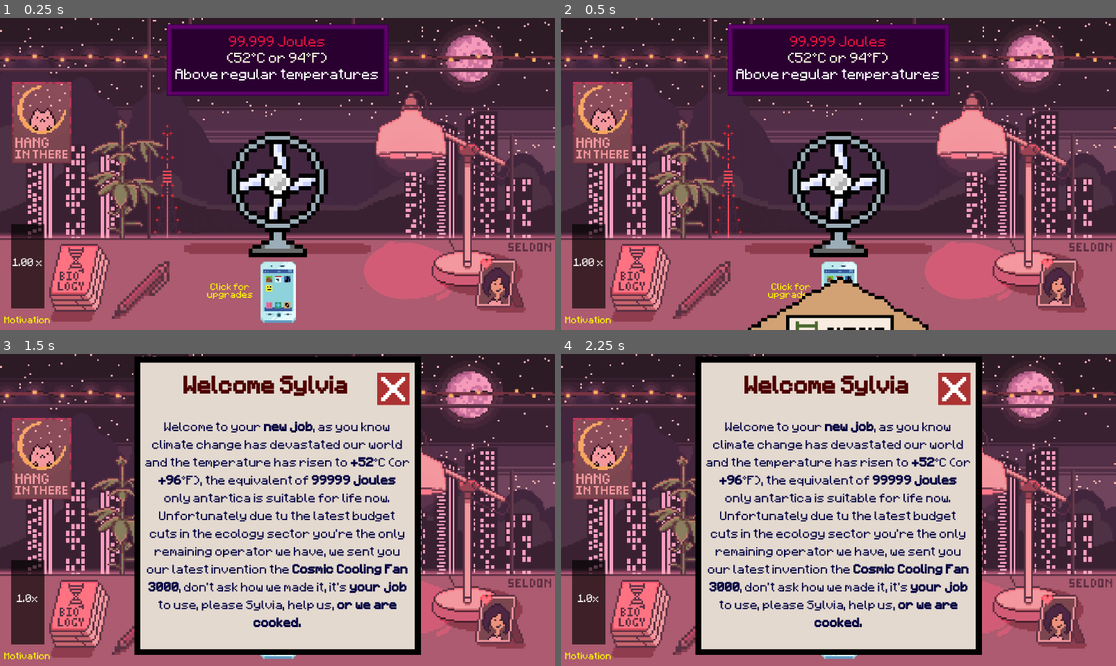
Above: before the commit, frames 1-4 (two rows, left to right).
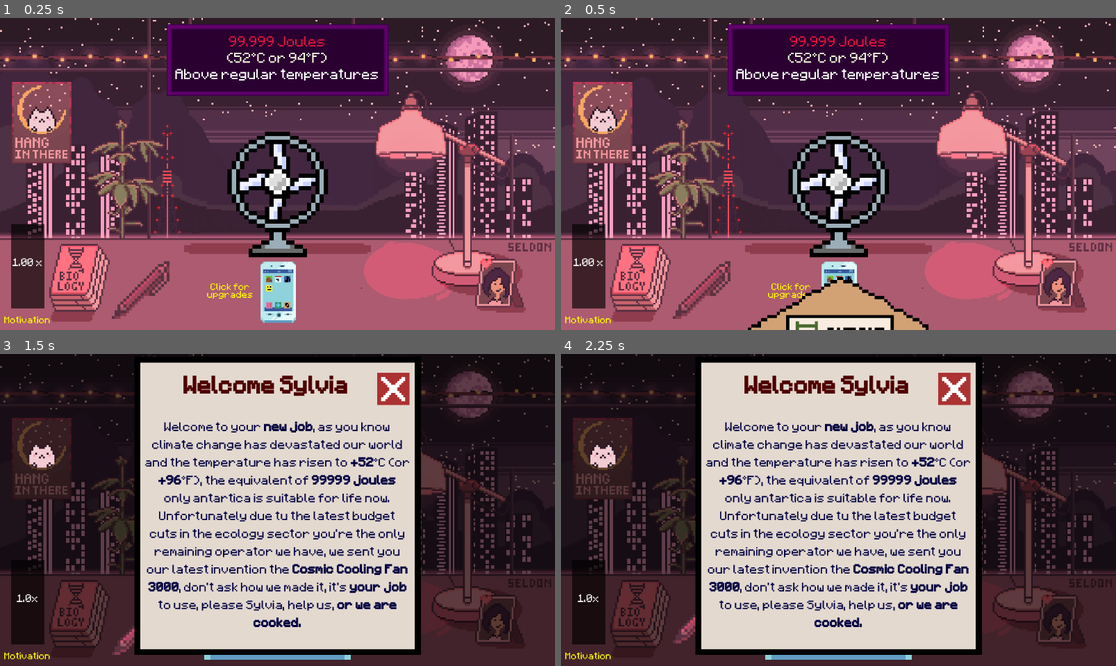
Above: after the commit, the same moments.

Repository: SeldonHh/Fan-of-the-World
Game: Godot game, scene res://Scenes/MainStuff/main.tscn
Two runs of this game, one before a commit and one after it. Both use one fixed random seed, a clock stepped at 60 frames per second and the inputs below.
Inputs (mouse positions are in pixels of both pictures, inside the frame that each line leads up to):
- Up to frame 1 (0.25 s): no input
- Up to frame 2 (0.5 s): no input
- Up to frame 3 (1.5 s): click (277, 528) at 0.5 s; click "Click for upgrades" at 1.25 s
- Up to frame 4 (2.25 s): click (699, 625) at 2 s

The runs differ from the first frame. In frame 1, 0.3% of the frame differs, in the area x 4-11%, y 28-37%; in frame 2, 0.3%; in frame 3, 50%; in frame 4, 50%, in the area x 0-100%, y 0-100%.

Commit message:
Added a lot of juice

Diff:
--- /dev/null
+++ b/godot/Scenes/MainStuff/cat.gd
@@ -0,0 +1,28 @@
+extends TextureButton
+@onready var cat_sfx: AudioStreamPlayer = $cat_sfx
+const MEOW_1_SFX = preload("uid://7csh3xv5k72o")
+const MEOW_2_SFX = preload("uid://dicg8vjyul34d")
+const CAT = preload("uid://c0o0scc6d73n8")
+const CAT_HAPPY = preload("uid://byk5634nwso25")
+
+var pet_cat := true
+func _on_pressed() -> void:
+	if pet_cat:
+		self.texture_normal = CAT_HAPPY
+		Global.motivation.add_motivation(1)
+		cat_sfx.pitch_scale = randf_range(0.9,1.1)
+		cat_sfx.stream = [MEOW_1_SFX,MEOW_2_SFX].pick_random()
+		cat_sfx.play()
+		var tween = get_tree().create_tween()
+		tween.tween_property(self,"position",Vector2(position.x,position.y-5),.2)
+		tween.tween_callback(func():
+			var new_tween = get_tree().create_tween()
+			new_tween.tween_property(self,"position",Vector2(position.x,position.y+5),.2)
+			new_tween.tween_callback(func():
+				pet_cat = true))
+
+
+
+func _on_timer_timeout() -> void:
+	if pet_cat:
+		self.texture_normal=CAT
--- a/godot/Scenes/MainStuff/fan.tscn
+++ b/godot/Scenes/MainStuff/fan.tscn
@@ -9,6 +9,7 @@
 anchor_bottom = 1.0
 grow_horizontal = 2
 grow_vertical = 2
+mouse_default_cursor_shape = 2
 flat = true
 script = ExtResource("1_5r4nd")
 
--- a/godot/Scenes/MainStuff/letter.gd
+++ b/godot/Scenes/MainStuff/letter.gd
@@ -1,12 +1,13 @@
 extends TextureRect
 @onready var sheet: TextureRect = $Sheet
+@onready var letter_sfx: AudioStreamPlayer = $Letter_SFX
 
 
 func _ready() -> void:
 	Global.letter = self
 
 func tween_up():
-
+	letter_sfx.play(1.0)
 	var tween = get_tree().create_tween()
 	tween.set_ease(Tween.EASE_OUT)
 	tween.tween_property(self,"anchor_top",.22,1)
@@ -20,6 +21,7 @@
 	tween.parallel().tween_property(self,"anchor_bottom",1.93,.7)
 	tween.tween_callback(func(): Global.stop_lowering_joules = false)
 func close():
+	letter_sfx.play(1.0)
 	var tween = get_tree().create_tween()
 	tween.set_ease(Tween.EASE_OUT)
 	tween.tween_property(sheet,"anchor_top",.25,.4)
--- a/godot/Scenes/MainStuff/main.tscn
+++ b/godot/Scenes/MainStuff/main.tscn
@@ -10,6 +10,7 @@
 [ext_resource type="Texture2D" uid="uid://chfrf4a4w12c0" path="res://Assets/shiii/phone.png" id="6_h5xj3"]
 [ext_resource type="Script" uid="uid://cs5yjjr82deyl" path="res://Scenes/MainStuff/phone.gd" id="7_o56tx"]
 [ext_resource type="PackedScene" uid="uid://cibonueyndxp2" path="res://Scenes/Upgrades/upgrade_menu.tscn" id="8_fappo"]
+[ext_resource type="AudioStream" uid="uid://b2123pddeuo08" path="res://Assets/sfx/click_sfx.mp3" id="8_q0mjo"]
 [ext_resource type="AudioStream" uid="uid://4cq7sjpxwejh" path="res://Assets/shiii/song.ogg" id="11_4e1qo"]
 [ext_resource type="Script" uid="uid://bsp5p57tuq0ci" path="res://Scenes/MainStuff/audio_stream_player.gd" id="12_txtry"]
 [ext_resource type="Texture2D" uid="uid://cj4rqvovtmqco" path="res://Assets/shiii/Fan_Animation.png" id="13_b6kj8"]
@@ -20,6 +21,11 @@
 [ext_resource type="Texture2D" uid="uid://dxdkdsklj417e" path="res://Assets/shiii/letter.png" id="18_acqp8"]
 [ext_resource type="Script" uid="uid://b7gdpit7jhfol" path="res://Scenes/MainStuff/letter.gd" id="19_cbaa3"]
 [ext_resource type="PackedScene" uid="uid://c20cw7gexc1a7" path="res://Scenes/Ui/sheet.tscn" id="20_xsi4l"]
+[ext_resource type="AudioStream" uid="uid://cgvdg11d52eum" path="res://Assets/sfx/letter_sfx.ogg" id="21_li67x"]
+[ext_resource type="Script" uid="uid://ckb3x8cwccpr1" path="res://Scenes/MainStuff/sfx.gd" id="22_gys0y"]
+[ext_resource type="Texture2D" uid="uid://c0o0scc6d73n8" path="res://Assets/shiii/cat.png" id="24_divm2"]
+[ext_resource type="AudioStream" uid="uid://7csh3xv5k72o" path="res://Assets/sfx/meow1_sfx.mp3" id="25_oh3iw"]
+[ext_resource type="Script" uid="uid://dtxg36fu1uovw" path="res://Scenes/MainStuff/cat.gd" id="25_sencb"]
 
 [sub_resource type="StyleBoxFlat" id="StyleBoxFlat_h5xj3"]
 bg_color = Color(0, 0, 0, 0.6392157)
@@ -142,6 +148,7 @@
 anchor_right = 0.08
 anchor_bottom = 0.93
 grow_vertical = 0
+mouse_default_cursor_shape = 2
 theme_override_styles/background = SubResource("StyleBoxFlat_h5xj3")
 theme_override_styles/fill = SubResource("StyleBoxFlat_o56tx")
 max_value = 900.0
@@ -204,6 +211,12 @@
 metadata/_custom_type_script = "uid://dwhrx03b2c174"
 metadata/_edit_use_anchors_ = true
 
+[node name="cash_sfx" type="AudioStreamPlayer" parent="Motivationbar" unique_id=2079089682]
+stream = ExtResource("8_q0mjo")
+script = ExtResource("22_gys0y")
+minus_db = 10
+pitch = true
+
 [node name="Phone" type="TextureButton" parent="." unique_id=6457363]
 layout_mode = 1
 anchors_preset = -1
@@ -213,6 +226,7 @@
 anchor_bottom = 0.97993827
 grow_horizontal = 0
 grow_vertical = 0
+mouse_default_cursor_shape = 2
 texture_normal = ExtResource("6_h5xj3")
 ignore_texture_size = true
 stretch_mode = 5
@@ -265,17 +279,19 @@
 
 [node name="Option" type="Panel" parent="." unique_id=1782741224]
 visible = false
-z_index = 10
+z_index = 21
 layout_mode = 1
 anchors_preset = 15
 anchor_right = 1.0
 anchor_bottom = 1.0
 grow_horizontal = 2
 grow_vertical = 2
+mouse_filter = 1
 theme_override_styles/panel = SubResource("StyleBoxFlat_b6kj8")
 script = ExtResource("15_swcbe")
 
 [node name="HSlider" type="HSlider" parent="Option" unique_id=755653913]
+z_index = 5
 layout_mode = 1
 anchors_preset = 8
 anchor_left = 0.5
@@ -291,6 +307,7 @@
 value = 100.0
 
 [node name="AutoSizeLabel" type="Label" parent="Option" unique_id=701656006]
+z_index = 5
 layout_mode = 1
 anchors_preset = -1
 anchor_left = 0.44133335
@@ -303,8 +320,50 @@
 offset_bottom = -0.088012695
 grow_horizontal = 2
 grow_vertical = 2
+mouse_filter = 0
 theme_override_font_sizes/font_size = 22
 text = "Music"
+horizontal_alignment = 1
+autowrap_mode = 3
+clip_text = true
+text_overrun_behavior = 3
+script = ExtResource("4_tewny")
+metadata/_custom_type_script = "uid://dwhrx03b2c174"
+metadata/_edit_use_anchors_ = true
+
+[node name="HSlider2" type="HSlider" parent="Option" unique_id=467635198]
+z_index = 5
+layout_mode = 1
+anchors_preset = -1
+anchor_left = 0.5
+anchor_top = 0.6
+anchor_right = 0.5
+anchor_bottom = 0.7
+offset_left = -145.0
+offset_top = -8.0
+offset_right = 145.0
+offset_bottom = 8.0
+grow_horizontal = 2
+grow_vertical = 2
+value = 100.0
+
+[node name="AutoSizeLabel2" type="Label" parent="Option" unique_id=1071649499]
+z_index = 5
+layout_mode = 1
+anchors_preset = -1
+anchor_left = 0.45088196
+anchor_top = 0.5631358
+anchor_right = 0.5543264
+anchor_bottom = 0.6272593
+offset_left = -0.41601563
+offset_top = 0.08798218
+offset_right = 0.4159546
+offset_bottom = -0.088012695
+grow_horizontal = 2
+grow_vertical = 2
+mouse_filter = 0
+theme_override_font_sizes/font_size = 24
+text = "Sfx"
 horizontal_alignment = 1
 autowrap_mode = 3
 clip_text = true
@@ -324,6 +383,7 @@
 offset_top = 0.2079773
 offset_right = -0.5120239
 offset_bottom = -0.32000732
+mouse_default_cursor_shape = 2
 texture_normal = ExtResource("16_qyqbn")
 script = ExtResource("17_6bhj2")
 
@@ -336,6 +396,7 @@
 anchor_bottom = 1.93
 offset_right = -0.2960205
 offset_bottom = -0.32000732
+mouse_filter = 2
 texture = ExtResource("18_acqp8")
 stretch_mode = 5
 script = ExtResource("19_cbaa3")
@@ -345,8 +406,41 @@
 layout_mode = 1
 anchor_left = 0.25
 anchor_right = 0.75
+
+[node name="Letter_SFX" type="AudioStreamPlayer" parent="Letter" unique_id=43874013]
+stream = ExtResource("21_li67x")
+volume_db = -3.649
+script = ExtResource("22_gys0y")
+
+[node name="cat" type="TextureButton" parent="." unique_id=1243155426]
+layout_mode = 1
+anchors_preset = -1
+anchor_left = 0.049000002
+anchor_top = 0.261
+anchor_right = 0.102000006
+anchor_bottom = 0.386
+offset_left = 0.55199814
+offset_top = 1.871994
+offset_right = -0.50400543
+offset_bottom = -0.12800598
+mouse_default_cursor_shape = 2
+texture_normal = ExtResource("24_divm2")
+ignore_texture_size = true
+stretch_mode = 5
+script = ExtResource("25_sencb")
+
+[node name="cat_sfx" type="AudioStreamPlayer" parent="cat" unique_id=779481052]
+stream = ExtResource("25_oh3iw")
+script = ExtResource("22_gys0y")
+minus_db = 3
+
+[node name="Timer" type="Timer" parent="cat" unique_id=1195471993]
+wait_time = 5.0
+autostart = true
 
 [connection signal="timeout" from="Timer" to="." method="_on_timer_timeout"]
 [connection signal="pressed" from="Motivationbar/MotivationButton" to="Motivationbar" method="_on_button_pressed"]
 [connection signal="pressed" from="Phone" to="Phone" method="_on_pressed"]
 [connection signal="pressed" from="Pen" to="Pen" method="_on_pressed"]
+[connection signal="pressed" from="cat" to="cat" method="_on_pressed"]
+[connection signal="timeout" from="cat/Timer" to="cat" method="_on_timer_timeout"]
--- a/godot/Scenes/MainStuff/motivationbar.gd
+++ b/godot/Scenes/MainStuff/motivationbar.gd
@@ -3,8 +3,10 @@
 var tweening := false
 @onready var speed_modifier_indicator: AutoSizeLabel = $speed_modifier_indicator
 @onready var motivation_button: Button = $MotivationButton
+@onready var cash_sfx: AudioStreamPlayer = $cash_sfx
 
 func _on_button_pressed() -> void:
+	cash_sfx.play()
 	add_motivation(1)
 
 func add_motivation(amount):
@@ -18,3 +20,6 @@
 
 func _ready() -> void:
 	Global.motivation= self
+
+func stop():
+	motivation_button.disabled = true
--- a/godot/Scenes/MainStuff/option.gd
+++ b/godot/Scenes/MainStuff/option.gd
@@ -1,8 +1,11 @@
 extends Panel
 @onready var h_slider: HSlider = $HSlider
+@onready var h_slider_2: HSlider = $HSlider2
 
 func _process(_delta: float) -> void:
 	@warning_ignore("narrowing_conversion")
 	Global.volume = h_slider.value
+	@warning_ignore("narrowing_conversion")
+	Global.sfx_volume = h_slider_2.value
 	if Input.is_action_just_pressed("menu"):
 		visible = !visible
--- a/godot/Scenes/MainStuff/phone.gd
+++ b/godot/Scenes/MainStuff/phone.gd
@@ -9,3 +9,7 @@
 func _on_pressed() -> void:
 	upgrade_menu.show()
 	auto_size_label.hide()
+
+func stop():
+	self.disabled = true
+	self.texture_normal = preload("uid://chfrf4a4w12c0")
--- /dev/null
+++ b/godot/Scenes/MainStuff/sfx.gd
@@ -0,0 +1,11 @@
+extends AudioStreamPlayer
+
+@export var minus_db := 0
+@export var pitch := false
+func _ready() -> void:
+	volume_db = (log((Global.sfx_volume)/100.0)*20)-minus_db
+
+func _process(_delta: float) -> void:
+	volume_db = (log((Global.sfx_volume)/100.0)*20)-minus_db
+	if pitch:
+		self.pitch_scale = randf_range(0.9,1.1)
--- a/godot/Scenes/Singleton/global.gd
+++ b/godot/Scenes/Singleton/global.gd
@@ -19,7 +19,13 @@
 Original background art by Aki Aoki (has been modified)"]
 	}
 
+# Load the custom images for the mouse cursor.
+var arrow = load("uid://7gbwt8nswn84")
+var beam = load("uid://fuacdy74u573")
+
 func _ready() -> void:
+	# Changes a specific shape of the cursor (here, the I-beam shape).
+	Input.set_custom_mouse_cursor(beam, Input.CURSOR_POINTING_HAND)
 	await get_tree().create_timer(.1).timeout
 	send_message("Tuto")
 
@@ -40,6 +46,8 @@
 		messages[key] = []
 
 func end():
+	phone.stop()
+	motivation.stop()
 	fan.stop()
 	send_message("The End")
 	var window_size = get_window().size
@@ -58,3 +66,4 @@
 		JavaScriptBridge.eval("localStorage.setItem(\"%s\", new Date().toJSON());" % gameId)
 
 var volume := 100
+var sfx_volume := 100
--- a/godot/Scenes/Ui/sheet.tscn
+++ b/godot/Scenes/Ui/sheet.tscn
@@ -14,6 +14,7 @@
 anchor_bottom = 0.95
 grow_horizontal = 2
 grow_vertical = 2
+mouse_filter = 2
 texture = ExtResource("1_wu6q3")
 expand_mode = 1
 stretch_mode = 5
@@ -28,6 +29,7 @@
 anchor_right = 0.95183486
 anchor_bottom = 0.1651605
 grow_horizontal = 0
+mouse_default_cursor_shape = 2
 texture_normal = ExtResource("2_ie87y")
 stretch_mode = 5
 metadata/_edit_use_anchors_ = true
@@ -43,6 +45,7 @@
 offset_right = -0.055999756
 offset_bottom = 0.08319855
 grow_horizontal = 2
+mouse_filter = 2
 theme_override_colors/default_color = Color(0.30110523, 3.5195612e-07, 9.62615e-08, 1)
 theme_override_font_sizes/normal_font_size = 24
 theme_override_font_sizes/bold_font_size = 24
@@ -66,6 +69,7 @@
 anchor_bottom = 0.96340394
 grow_horizontal = 2
 grow_vertical = 2
+mouse_filter = 2
 theme_override_colors/default_color = Color(0, 0, 0.2509804, 1)
 theme_override_font_sizes/normal_font_size = 32
 theme_override_font_sizes/bold_font_size = 32
--- a/godot/Scenes/Upgrades/upgrade.gd
+++ b/godot/Scenes/Upgrades/upgrade.gd
@@ -1,5 +1,6 @@
 extends TextureButton
 @onready var tooltip: Panel = $Tooltip
+@onready var cash_sfx: AudioStreamPlayer = $cash_sfx
 
 var placeholder = preload("uid://b5oaplmavxw6n")
 @export var resource : UpgradeResource = placeholder
@@ -22,6 +23,7 @@
 
 func _on_pressed() -> void:
 	if Global.joules <= resource.joules_requirement and self.resource != placeholder:
+		cash_sfx.play(.4)
 		match resource.name:
 			"Fanception":
 				Global.fan.constant_spinning = true
--- a/godot/Scenes/Upgrades/upgrade.tscn
+++ b/godot/Scenes/Upgrades/upgrade.tscn
@@ -5,6 +5,8 @@
 [ext_resource type="Script" uid="uid://dxkqikr7ubbec" path="res://addons/AutoSizeText/ui/AutoSizeRichTextLabel.gd" id="3_fbpm4"]
 [ext_resource type="Resource" uid="uid://b5oaplmavxw6n" path="res://resource/upgrades/Placeholder.tres" id="3_l6ahw"]
 [ext_resource type="Texture2D" uid="uid://bwjyhqhg3ema4" path="res://Assets/shiii/ATTENTION.png" id="5_w4l7t"]
+[ext_resource type="AudioStream" uid="uid://0br6ycccc2da" path="res://Assets/sfx/cash_sfx.mp3" id="6_wmxt8"]
+[ext_resource type="Script" uid="uid://ckb3x8cwccpr1" path="res://Scenes/MainStuff/sfx.gd" id="7_thtp8"]
 
 [sub_resource type="StyleBoxFlat" id="StyleBoxFlat_o0w7f"]
 bg_color = Color(0, 0, 0, 0.8627451)
@@ -16,6 +18,7 @@
 grow_horizontal = 2
 grow_vertical = 2
 size_flags_horizontal = 3
+mouse_default_cursor_shape = 2
 texture_normal = ExtResource("1_o0w7f")
 stretch_mode = 5
 script = ExtResource("1_ega8d")
@@ -74,6 +77,10 @@
 stretch_mode = 5
 metadata/_edit_use_anchors_ = true
 
+[node name="cash_sfx" type="AudioStreamPlayer" parent="." unique_id=819162677]
+stream = ExtResource("6_wmxt8")
+script = ExtResource("7_thtp8")
+
 [connection signal="mouse_entered" from="." to="." method="_on_mouse_entered"]
 [connection signal="mouse_exited" from="." to="." method="_on_mouse_exited"]
 [connection signal="pressed" from="." to="." method="_on_pressed"]
--- a/godot/Scenes/Upgrades/upgrade_menu.gd
+++ b/godot/Scenes/Upgrades/upgrade_menu.gd
@@ -3,10 +3,12 @@
 @onready var texture_rect: TextureRect = $TextureRect
 @onready var bought: GridContainer = $TextureRect/Bought
 @onready var check_text: AutoSizeLabel = $CheckButton/check_text
+@onready var notif_sfx: AudioStreamPlayer = $notif_sfx
 
 var normal_phone : Texture = preload("uid://chfrf4a4w12c0")
 var phone_important : Texture = preload('uid://dborrbm0c8xd2')
 var bought_index = 0
+var notif_played := false
 
 func _ready() -> void:
 	Global.upgrade_menu = self
@@ -17,6 +19,7 @@
 	bought_index +=1
 
 func _on_exit_pressed() -> void:
+	notif_played = false
 	for upgrade in grid_container.get_children():
 		if Global.joules <= upgrade.resource.joules_requirement and upgrade.resource!=upgrade.placeholder:
 			upgrade.seen = true
@@ -33,6 +36,9 @@
 		if Global.joules <= upgrade.resource.joules_requirement and upgrade.resource!=upgrade.placeholder:
 			if upgrade.seen == false:
 				Global.phone.texture_normal = phone_important
+				if !notif_played:
+					notif_played = true
+					notif_sfx.play()
 
 
 func _on_check_button_toggled(toggled_on: bool) -> void:
--- a/godot/Scenes/Upgrades/upgrade_menu.tscn
+++ b/godot/Scenes/Upgrades/upgrade_menu.tscn
@@ -18,6 +18,8 @@
 [ext_resource type="Resource" uid="uid://dyp20vvny8yjf" path="res://resource/upgrades/Last.tres" id="16_nopyu"]
 [ext_resource type="Resource" uid="uid://d2y300uoardf5" path="res://resource/upgrades/Child Labor.tres" id="16_qw470"]
 [ext_resource type="Script" uid="uid://dwhrx03b2c174" path="res://addons/AutoSizeText/ui/AutoSizeLabel.gd" id="18_qw470"]
+[ext_resource type="AudioStream" uid="uid://corthp50j1lkr" path="res://Assets/sfx/notif_sfx.mp3" id="19_dnjgo"]
+[ext_resource type="Script" uid="uid://ckb3x8cwccpr1" path="res://Scenes/MainStuff/sfx.gd" id="19_onirn"]
 
 [sub_resource type="StyleBoxFlat" id="StyleBoxFlat_2ax67"]
 bg_color = Color(0, 0, 0, 0.6156863)
@@ -258,6 +260,7 @@
 offset_right = 0.4159546
 grow_horizontal = 2
 grow_vertical = 0
+mouse_default_cursor_shape = 2
 texture_normal = ExtResource("3_ehrvl")
 stretch_mode = 5
 metadata/_edit_use_anchors_ = true
@@ -281,6 +284,7 @@
 anchor_right = 0.515
 anchor_bottom = 0.21292593
 grow_horizontal = 2
+mouse_default_cursor_shape = 2
 metadata/_edit_use_anchors_ = true
 
 [node name="check_text" type="Label" parent="CheckButton" unique_id=727112822]
@@ -302,5 +306,9 @@
 metadata/_custom_type_script = "uid://dwhrx03b2c174"
 metadata/_edit_use_anchors_ = true
 
+[node name="notif_sfx" type="AudioStreamPlayer" parent="." unique_id=743401190]
+stream = ExtResource("19_dnjgo")
+script = ExtResource("19_onirn")
+
 [connection signal="pressed" from="TextureRect/Exit" to="." method="_on_exit_pressed"]
 [connection signal="toggled" from="CheckButton" to="." method="_on_check_button_toggled"]
Not shown, added: godot/Assets/sfx/cash_sfx.mp3.import
Not shown, added: godot/Assets/sfx/click_sfx.mp3.import
Not shown, added: godot/Assets/sfx/letter_sfx.ogg.import
Not shown, added: godot/Assets/sfx/meow1_sfx.mp3.import
Not shown, added: godot/Assets/sfx/meow2_sfx.mp3.import
Not shown, added: godot/Assets/sfx/notif_sfx.mp3.import
Binary file changed: godot/Assets/shiii/Background_no_kb.png
Binary file changed: godot/Assets/shiii/Background_no_kb1.png
Binary file changed: godot/Assets/shiii/Background_no_kb2.png
Binary file changed: godot/Assets/shiii/Background_no_kb3.png
Binary file added: godot/Assets/shiii/cat.png
Not shown, added: godot/Assets/shiii/cat.png.import
(and 12 more such lines)
